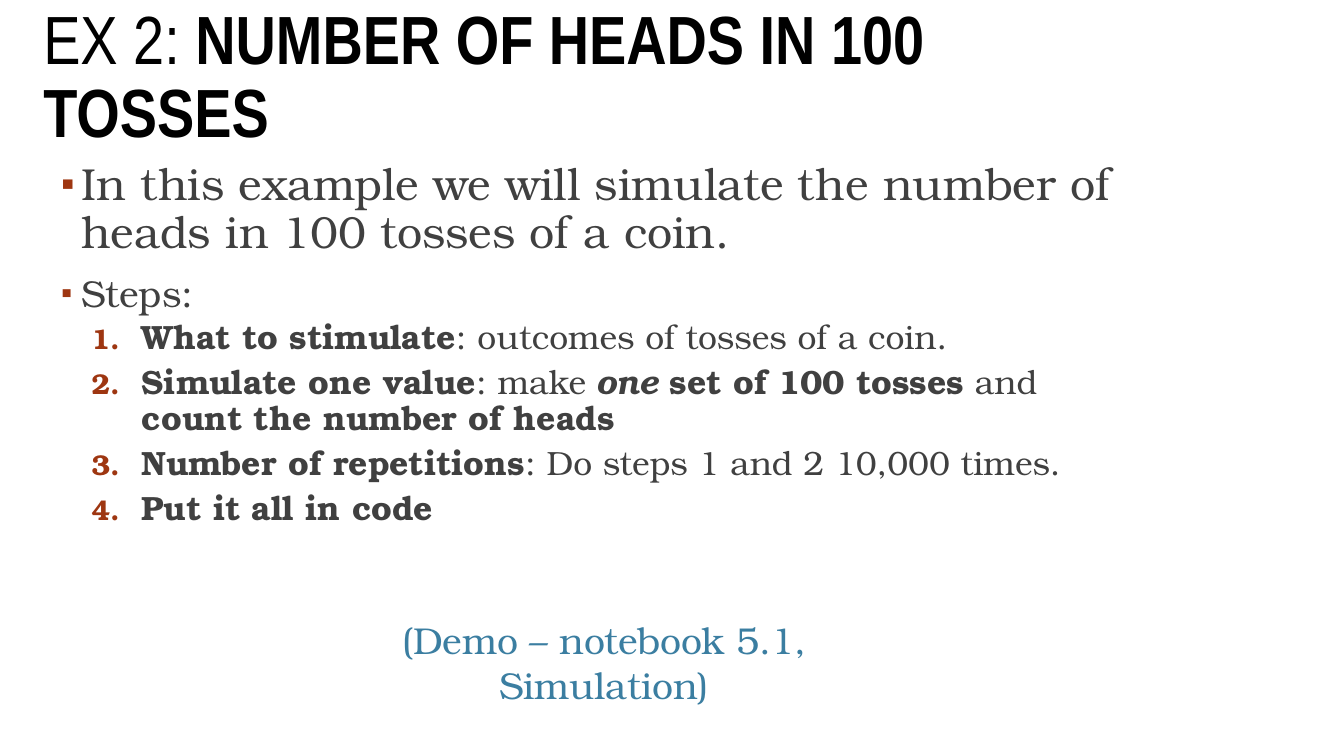
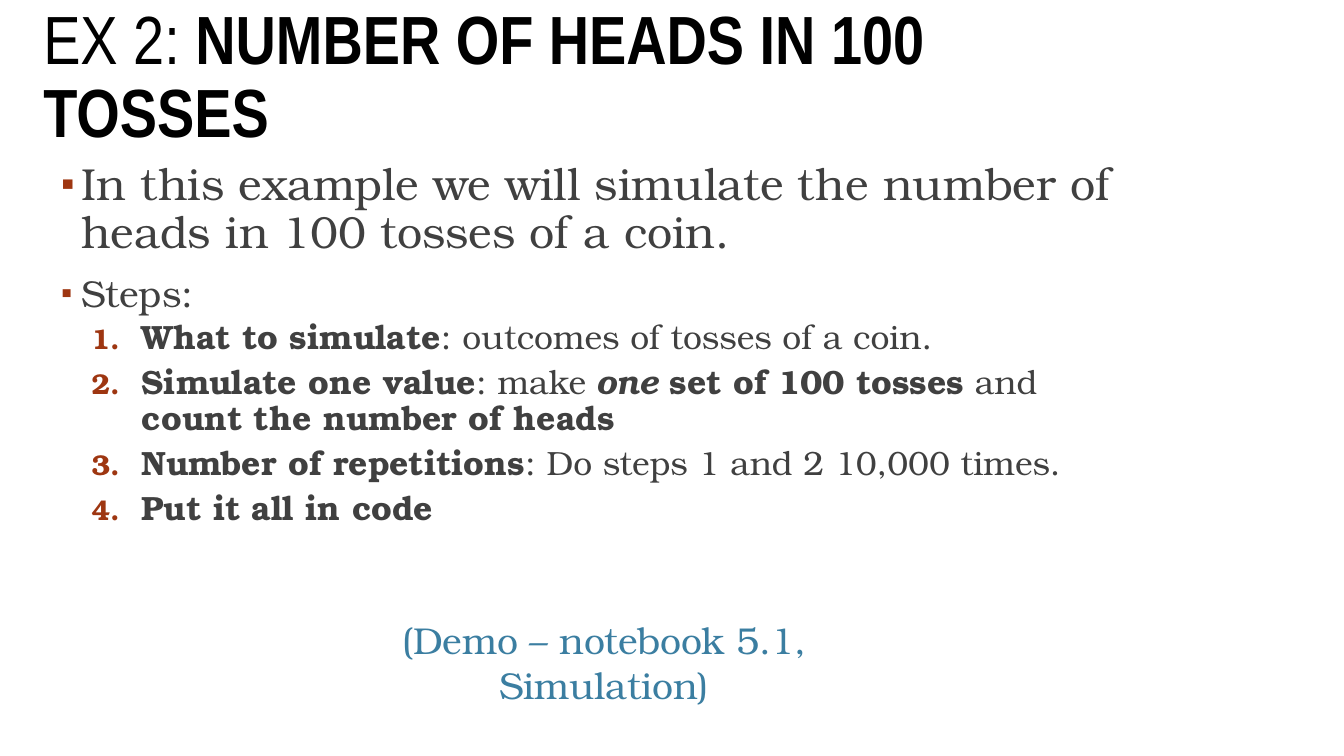
Before and after one commit to blprickett/current-Ling190D, a slide deck: slide 26 of module5/5-slides.pptx. Drawn at 1344x756 pixels with LibreOffice and Linux fonts; fonts in the diff are those of the drawing; background and template pictures are left out. Boxes give left, top, right and bottom in pixels: in the first picture for what was removed or moved away, otherwise in the second. Text is boxed around its words. In the diff, an @@ line names an element or a change of style, - is before the commit and + after.

```diff
--- a/module5/5-slides.pptx
+++ b/module5/5-slides.pptx
@@ text at box(142, 315, 932, 350): text changed @@
-  1. What to stimulate: outcomes of tosses of a coin.
+  1. What to simulate: outcomes of tosses of a coin.
```
Also in this commit, not shown: 2 other slides changed.
